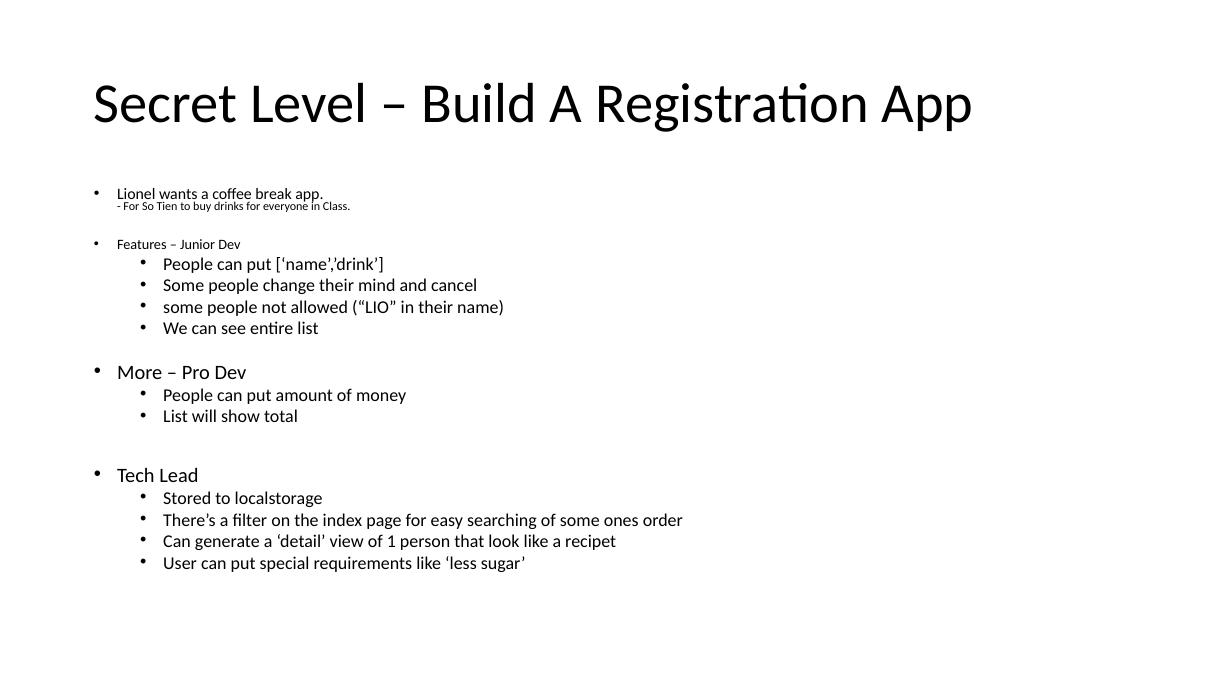
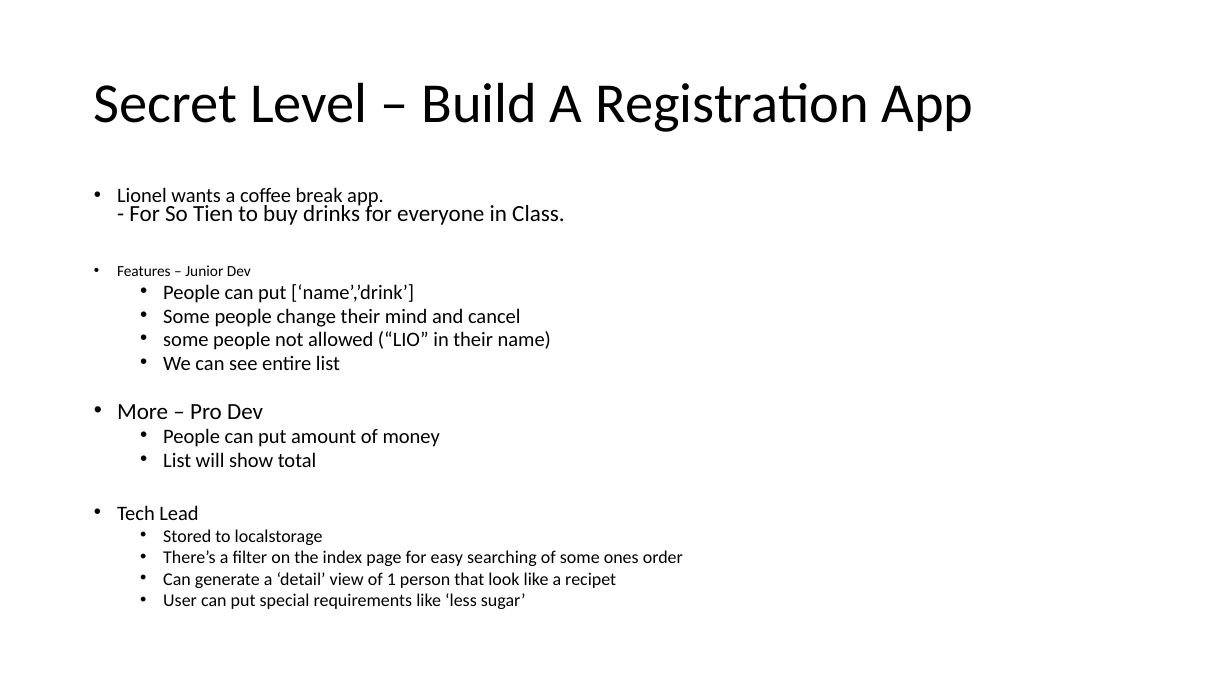
Before and after one commit to auzadventure/vue-advanced, a slide deck: slide 20 of Vue JS 102.pptx. Drawn at 1232x693 pixels with LibreOffice and Linux fonts; fonts in the diff are those of the drawing. Boxes give left, top, right and bottom in pixels: in the first picture for what was removed or moved away, otherwise in the second. Text is boxed around its words. In the diff, an @@ line names an element or a change of style, - is before the commit and + after.

```diff
--- a/Vue JS 102.pptx
+++ b/Vue JS 102.pptx
@@ text at box(117, 187, 565, 520): size 12.3 to 16 pt in "Lionel wants a coffee break app."; size 9.4 to 18 pt in "- For So Tien to buy drinks ..."; size 11.1 to 12 pt in "Features – Junior Dev"; size 14 to 16 pt in "People can put [‘name’,’drink’]", "Some people change their mind and cancel", "some people not allowed (“LIO” in their ...", "We can see entire list" and 2 more places; size 15.9 to 18 pt in "More – Pro Dev"; size 15.9 to 16 pt in "Tech Lead" @@
```
Also in this commit, not shown: 2 other slides changed.
